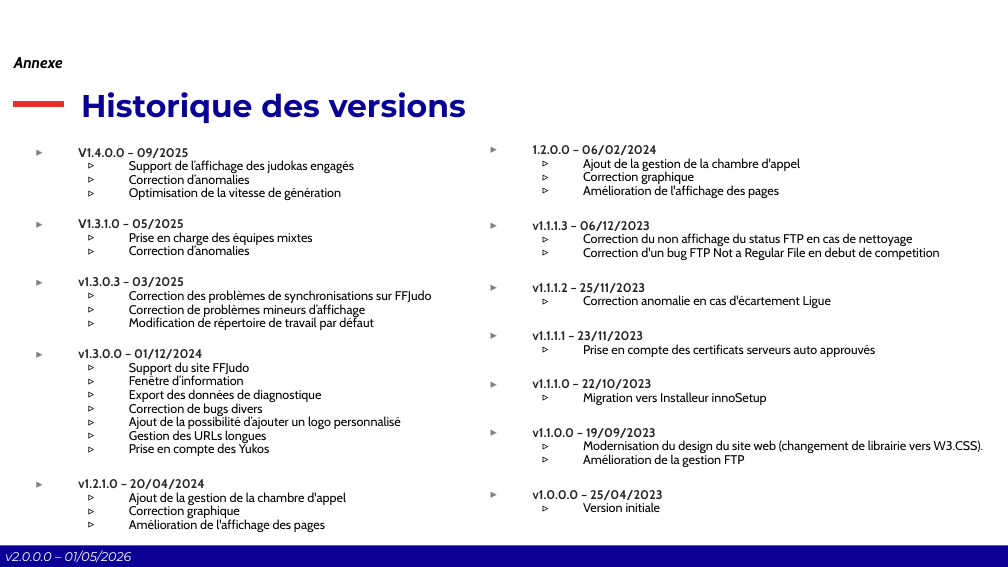
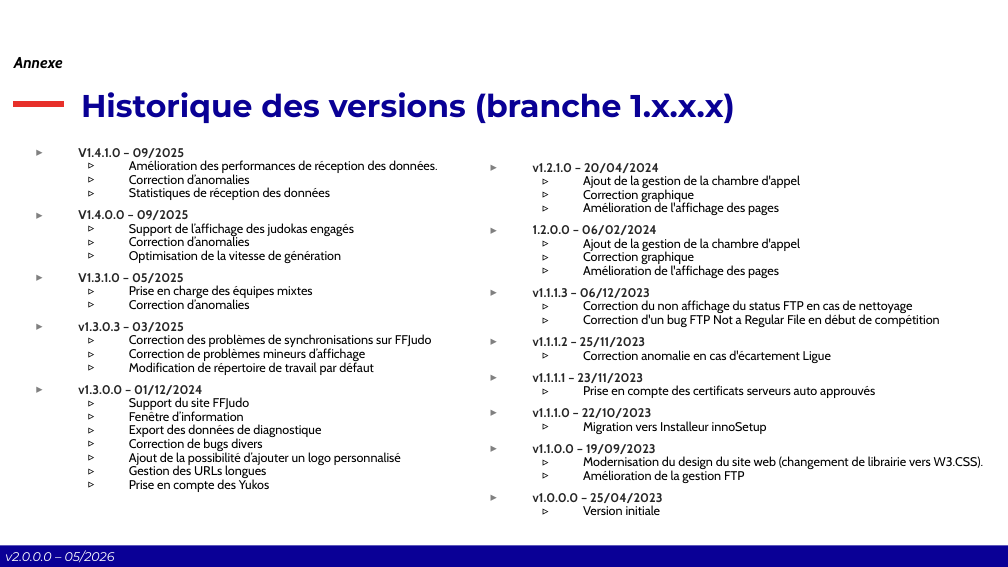
Before and after one commit to Comite-Rhone-Judo/PublicationSuiviCompetition, a slide deck: slide 44 of AppPublication/Documentation/PublicationSuiviCompetition - Manuel d'utilisation.pptx (slide 37 before the commit). Drawn at 1008x567 pixels with LibreOffice and Linux fonts; fonts in the diff are those of the drawing; background and template pictures are left out. Boxes give left, top, right and bottom in pixels: in the first picture for what was removed or moved away, otherwise in the second. Text is boxed around its words. In the diff, an @@ line names an element or a change of style, - is before the commit and + after.

```diff
--- a/AppPublication/Documentation/PublicationSuiviCompetition - Manuel d'utilisation.pptx
+++ b/AppPublication/Documentation/PublicationSuiviCompetition - Manuel d'utilisation.pptx
@@ title at [81, 92, 734, 123]: text changed @@
-Historique des versions
+Historique des versions (branche 1.x.x.x)
@@ text at [78, 148, 438, 200]: paragraphs added @@
+▸ V1.4.1.0 – 09/2025
+  ▹ Amélioration des performances de réception des données.
+  ▹ Correction d’anomalies
+  ▹ Statistiques de réception des données
@@ text at [533, 163, 801, 215]: paragraphs added @@
+▸ v1.2.1.0 – 20/04/2024
+  ▹ Ajout de la gestion de la chambre d'appel
+  ▹ Correction graphique
+  ▹ Amélioration de l'affichage des pages
@@ text at [583, 314, 940, 327]: text changed @@
-  ▹ Correction d'un bug FTP Not a Regular File en debut de competition
+  ▹ Correction d'un bug FTP Not a Regular File en début de compétition
@@ text at [78, 479, 346, 532]: paragraphs removed @@
-▸ v1.2.1.0 – 20/04/2024
-  ▹ Ajout de la gestion de la chambre d'appel
-  ▹ Correction graphique
-  ▹ Amélioration de l'affichage des pages
@@ text at [5, 550, 115, 563]: text changed @@
-v2.0.0.0 – 01/05/2026
+v2.0.0.0 – 05/2026
```
Also in this commit, not shown: 38 other slides changed, 11 slides added, 1 slide removed, 12 other files.
